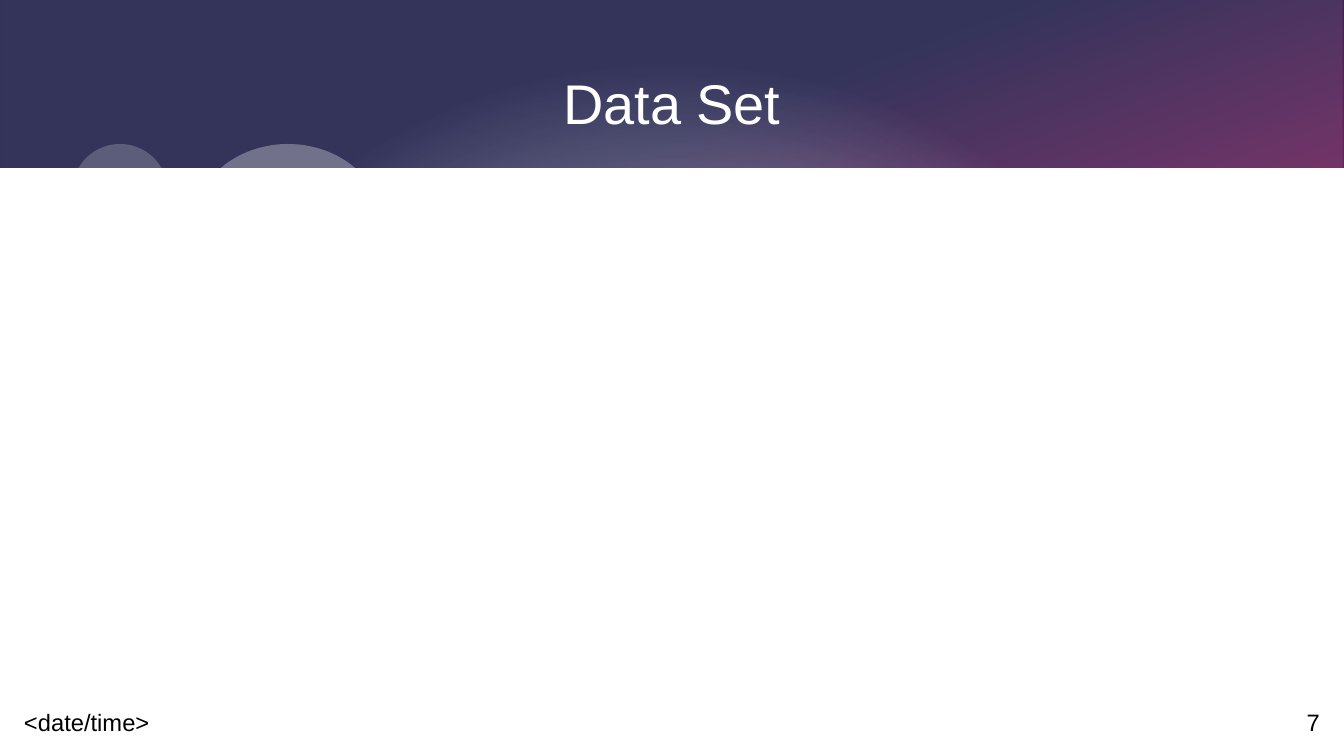
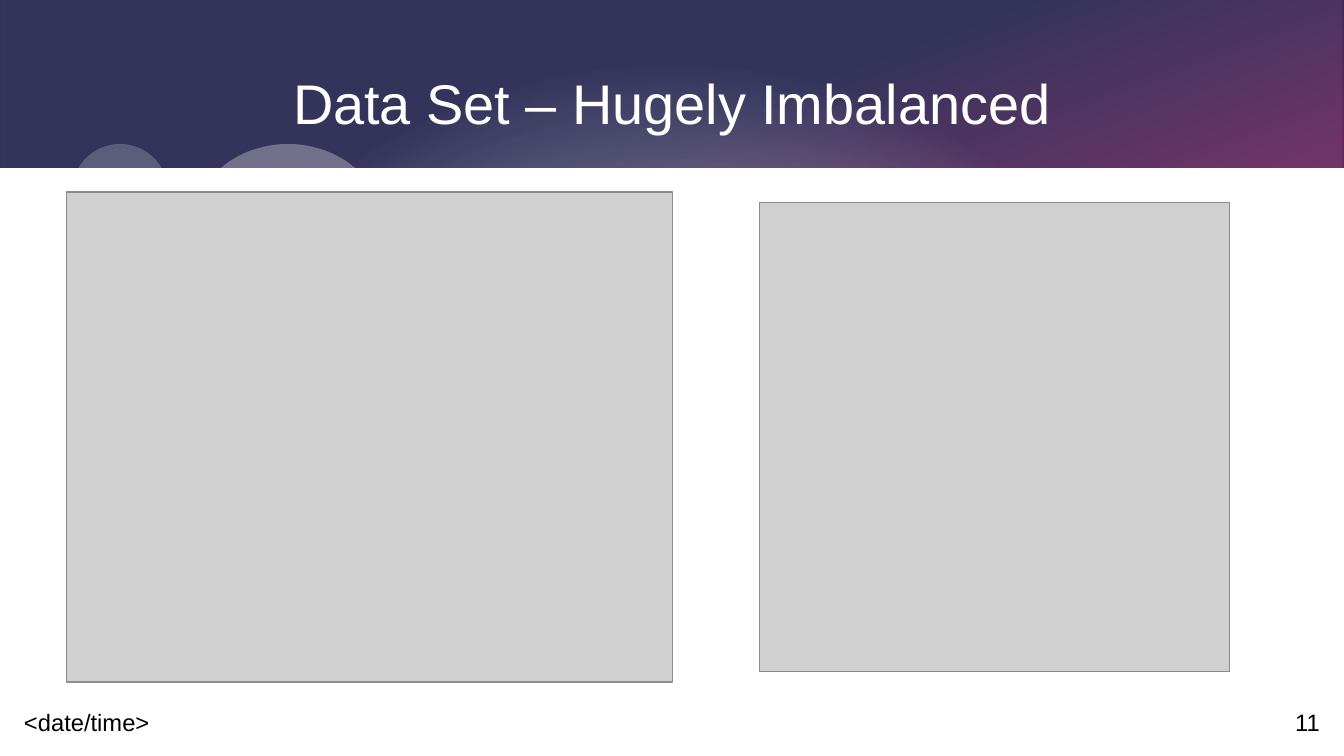
Before and after one commit to RMLanders/filevine_casestudy, a slide deck: slide 11 of presentation.odp (slide 7 before the commit). Drawn at 1344x756 pixels with LibreOffice and Linux fonts; fonts in the diff are those of the drawing; grey boxes stand for pictures. Boxes give left, top, right and bottom in pixels: in the first picture for what was removed or moved away, otherwise in the second. Text is boxed around its words. In the diff, an @@ line names an element or a change of style, - is before the commit and + after.

```diff
--- a/presentation.odp
+++ b/presentation.odp
@@ title at bbox=[293, 83, 1051, 134]: text changed @@
-Data Set
+Data Set – Hugely Imbalanced
@@ picture added at bbox=[67, 191, 673, 682] @@
@@ picture added at bbox=[760, 202, 1231, 672] @@
@@ page number at bbox=[1295, 714, 1320, 731]: text changed @@
-7
+11
```
Also in this commit, not shown: 7 other slides changed, 6 slides added, 2 slides removed, 46 other files.
